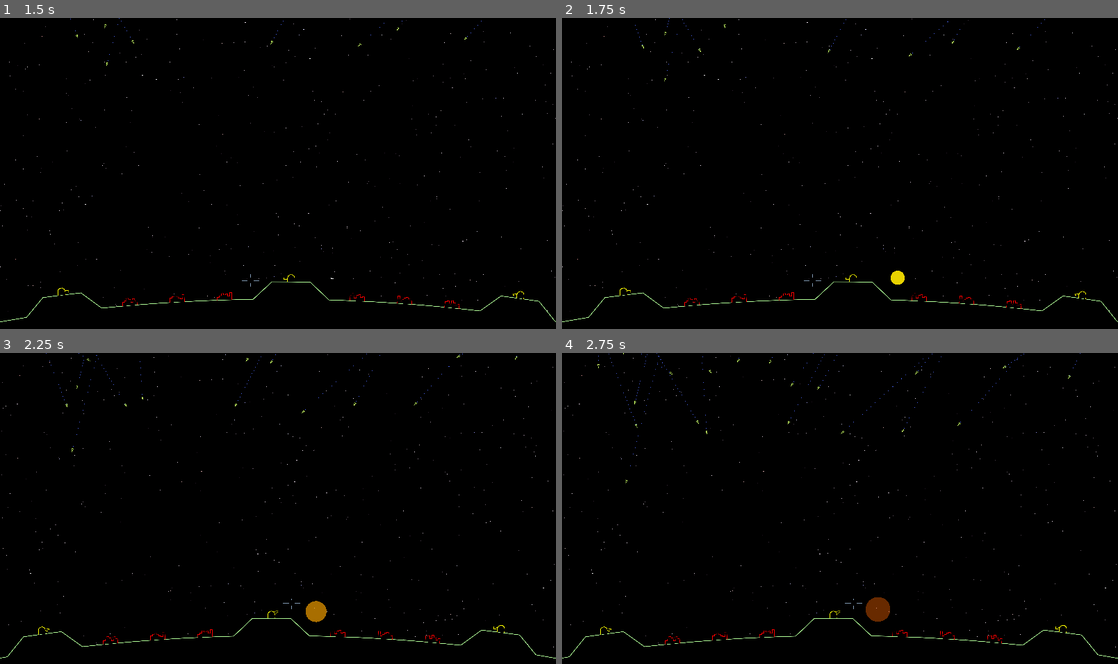
Above: before the commit, frames 1-4 (two rows, left to right).
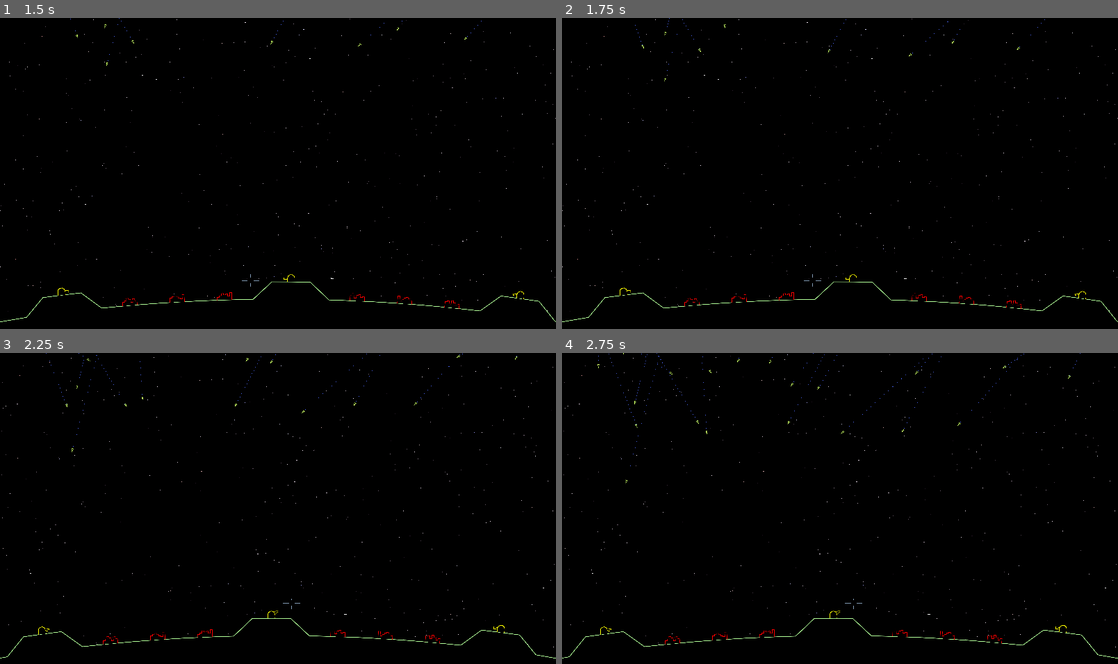
Above: after the commit, the same moments.

Repository: tartley/missile-commander
Game: Godot game, scene res://src/main/main.tscn
Two runs of this game, one before a commit and one after it. Both use one fixed random seed, a clock stepped at 60 frames per second and the inputs below.
Inputs (mouse positions are in pixels of both pictures, inside the frame that each line leads up to):
- Up to frame 1 (1.5 s): tap Enter at 0.5 s; move the mouse to (305, 173) at 0.52 s; hold W from 0.53 s (still down); move the mouse to (250, 176) at 1.27 s
- Up to frame 2 (1.75 s): keep holding W
- Up to frame 3 (2.25 s): keep holding W; move the mouse to (289, 502) at 2.02 s
- Up to frame 4 (2.75 s): keep holding W

Frame 1 is identical in both runs. In frame 2, less than 0.1% of the frame differs, in the area x 59-62%, y 81-86%; in frame 3, 0.2%; in frame 4, 0.3%, in the area x 54-67%, y 78-87%.
Error after the commit: Invalid access to property or key 'destition' on a base object of type 'Node2D (shot.gd)'. (res://src/shot/shot.gd:30)

Commit message:
Minor refactor

Diff:
--- a/src/shot/shot.gd
+++ b/src/shot/shot.gd
@@ -25,8 +25,9 @@
     self.rotation = (self.destination - self.position).angle() - PI / 2
 
 func _process(delta: float) -> void:
-    self.position += velocity * delta
-    if self.position.distance_squared_to(self.destination) <= (self.velocity * delta).length_squared():
+    var dpos := velocity * delta
+    self.position += dpos
+    if self.position.distance_squared_to(self.destition) <= dpos.length_squared():
         destination_reached()
 
 func _draw():
